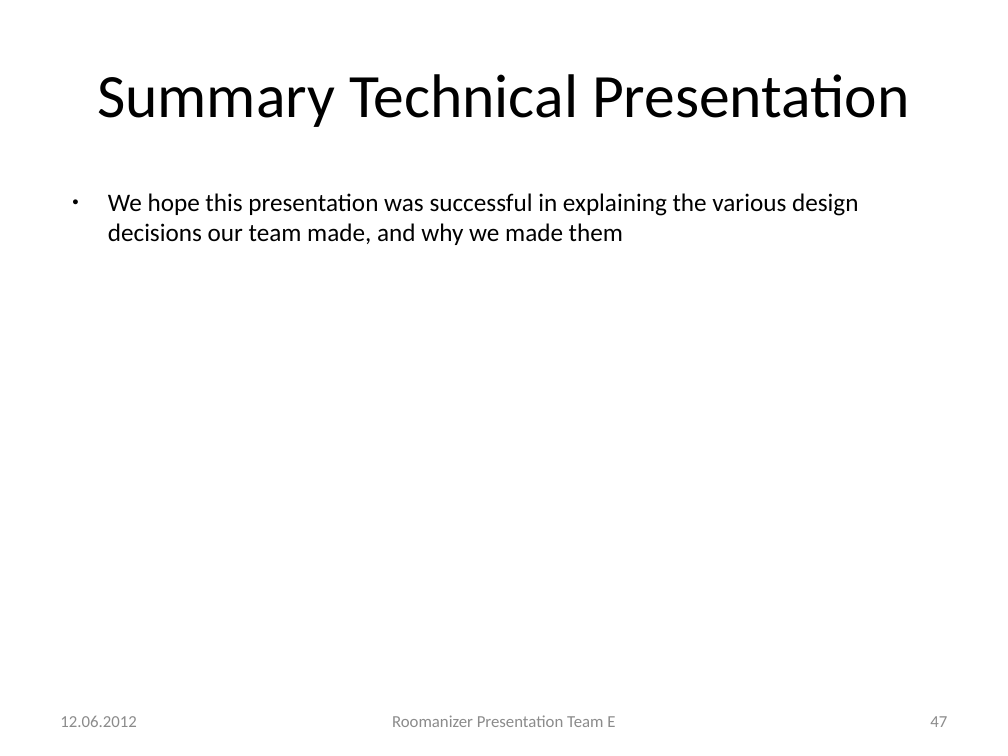
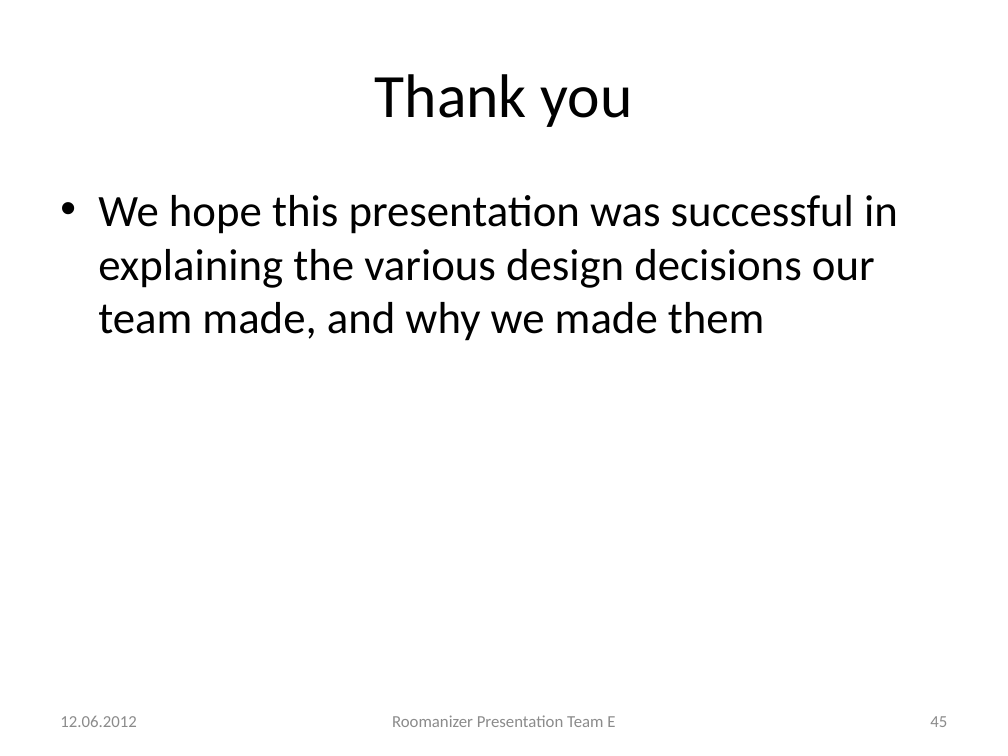
Before and after one commit to markusmo/HotelSoftware, a slide deck: slide 45 of Documentation/Praesentation/PresentationRoomanizer.pptx (slide 47 before the commit). Drawn at 1008x756 pixels with LibreOffice and Linux fonts; fonts in the diff are those of the drawing. Boxes give left, top, right and bottom in pixels: in the first picture for what was removed or moved away, otherwise in the second. Text is boxed around its words. In the diff, an @@ line names an element or a change of style, - is before the commit and + after.

```diff
--- a/Documentation/Praesentation/PresentationRoomanizer.pptx
+++ b/Documentation/Praesentation/PresentationRoomanizer.pptx
@@ title at (375,74,633,127): text changed @@
-Summary Technical Presentation
+Thank you
@@ text "We hope this presentation was ..." at (98,195,898,341): size 18 to 32 pt; bullet ● to •; less space between paragraphs @@
@@ page number at (930,716,947,727): text changed @@
-47
+45
```
Also in this commit, not shown: 26 other slides changed, 1 slide added, 4 slides removed, 9 other files.
